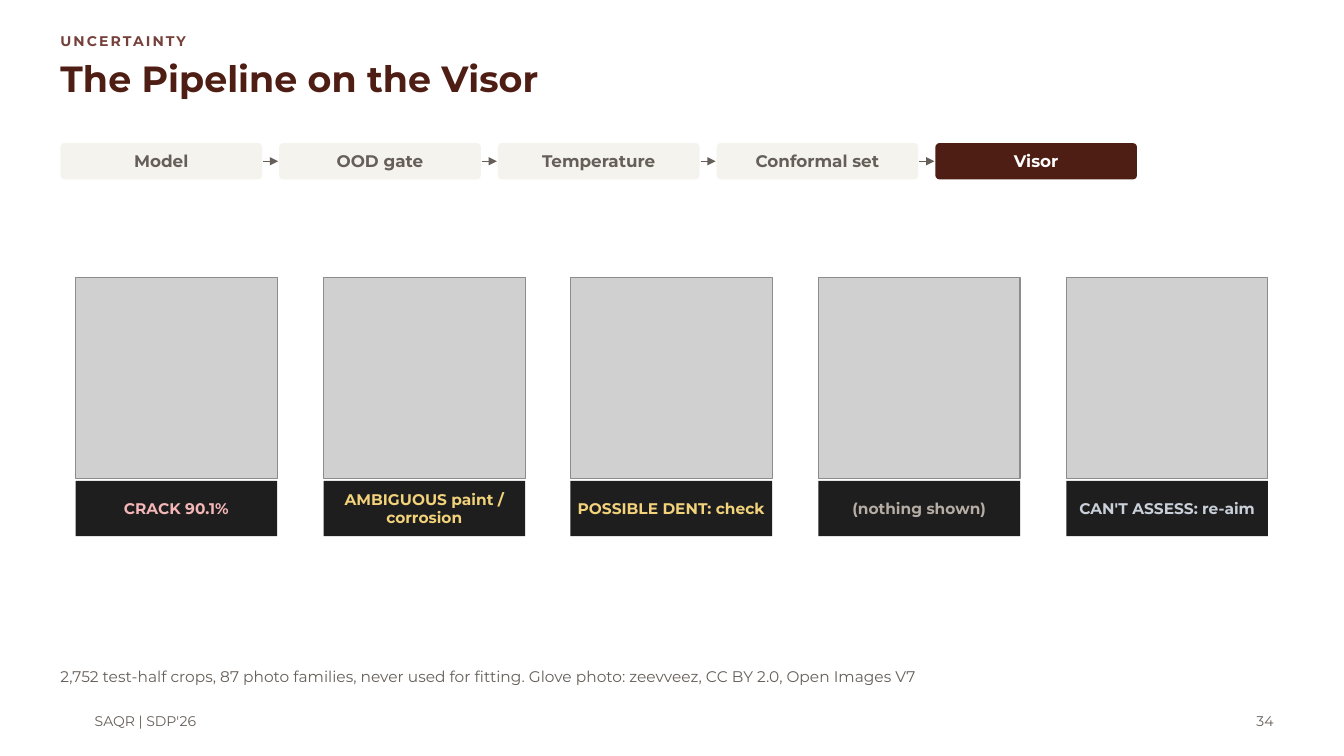
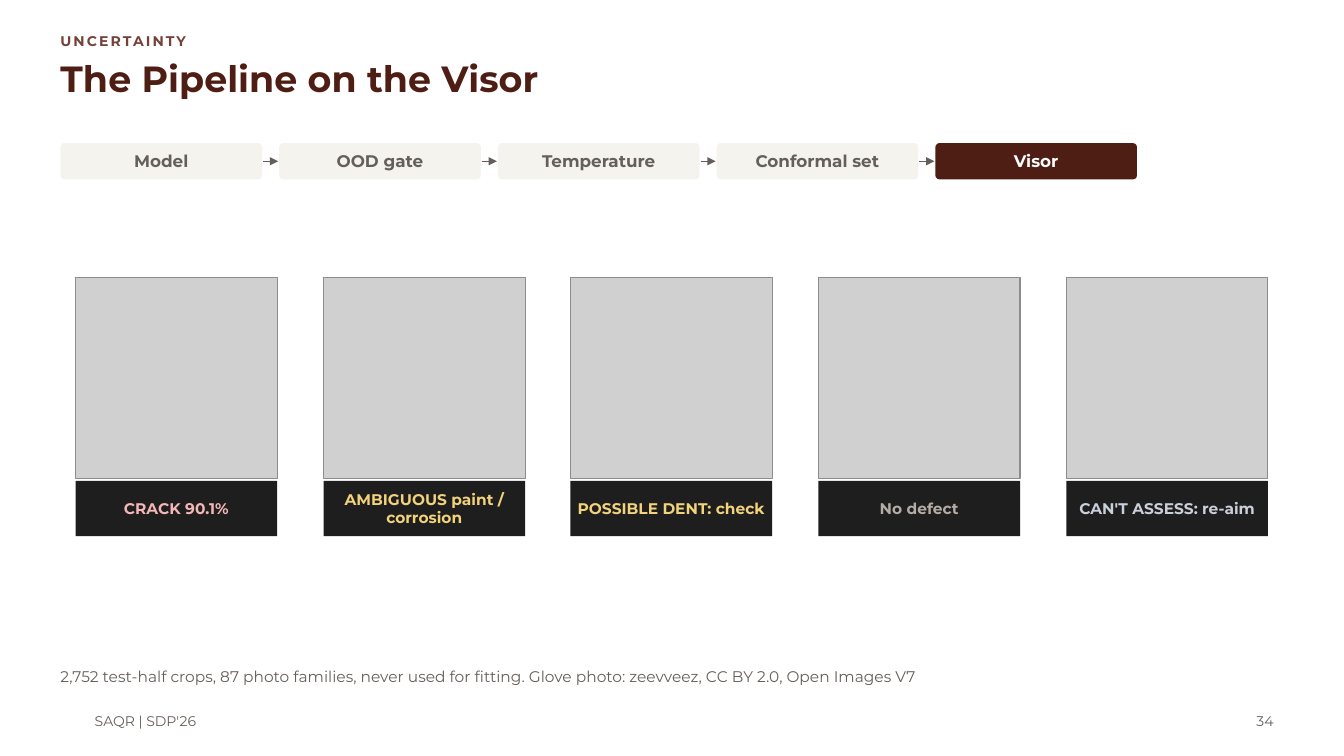
Before and after one commit to MASAR-AUS/SAQR, a slide deck: slide 34 of SAQR CMP490 Presentation.pptx. Drawn at 1344x756 pixels with LibreOffice and Linux fonts; fonts in the diff are those of the drawing; grey boxes stand for pictures; background and template pictures are left out. Boxes give left, top, right and bottom in pixels: in the first picture for what was removed or moved away, otherwise in the second. Text is boxed around its words. In the diff, an @@ line names an element or a change of style, - is before the commit and + after.

```diff
--- a/SAQR CMP490 Presentation.pptx
+++ b/SAQR CMP490 Presentation.pptx
@@ text in rectangle at (x1=880, y1=502, x2=959, y2=514): text changed @@
-(nothing shown)
+No defect
```
Also in this commit, not shown: 11 other slides changed, 1 slide removed.
